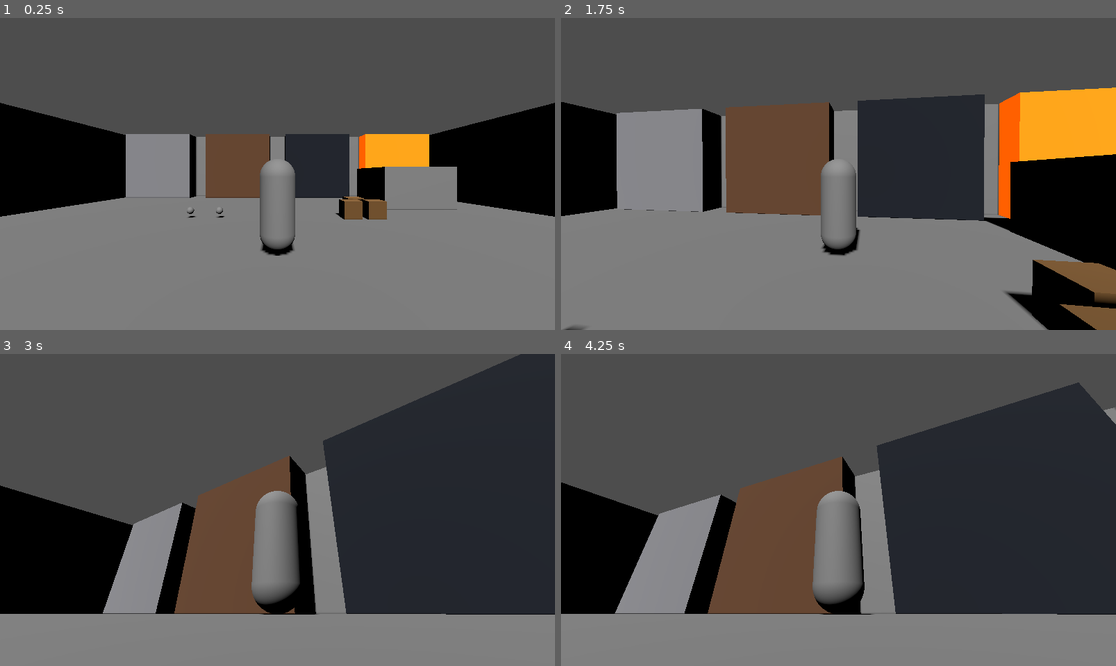
Above: before the commit, frames 1-4 (two rows, left to right).
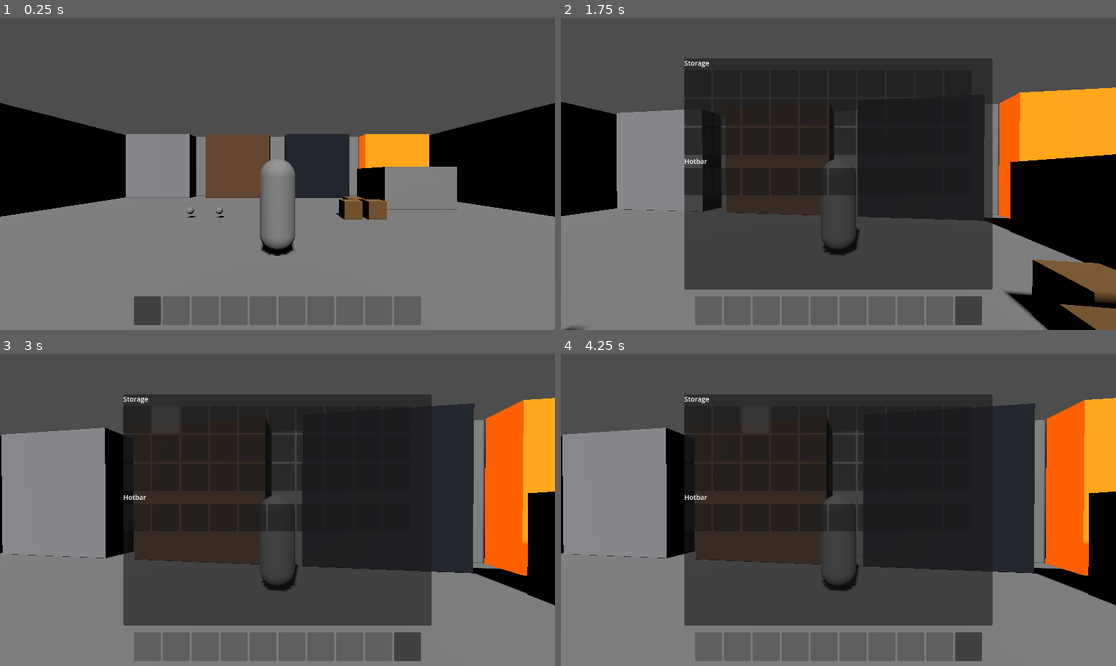
Above: after the commit, the same moments.

Repository: markandeyay/the-odyssey
Game: Godot game, scene res://scenes/test/systems_sandbox.tscn
The game is run twice, just before and just after one commit, with the same random seed, the same clock (stepped at 60 frames per second) and the same inputs. The project has no main scene, so this scene is started directly.
Inputs (mouse positions are in pixels of both pictures, inside the frame that each line leads up to):
- Up to frame 1 (0.25 s): no input
- Up to frame 2 (1.75 s): tap Enter at 0.5 s; move the mouse to (866, 174) at 0.52 s; hold Mouse wheel down (hotbar_next) 0.53-1.28 s; hold W (move_forward) from 0.53 s (still down); click (866, 174) at 0.67 s; tap Mouse wheel up (hotbar_prev) at 0.8, 1.35 s; move the mouse to (810, 174) at 1.27 s; click (810, 174) at 1.42 s; tap Tab (open_storage) at 1.55 s
- Up to frame 3 (3 s): release W (move_forward) at 2 s; click (138, 419) at 2.02 s; click (166, 419) at 2.77 s
- Up to frame 4 (4.25 s): click (755, 419) at 3.52 s

The runs differ from the first frame. In frame 1, 4.4% of the frame differs, in the area x 24-76%, y 89-99%; in frame 2, 35%; in frame 3, 62%, in the area x 0-100%, y 0-99%; in frame 4, 58%.

Commit message:
M5: hotbar and storage panel UI
- hotbar.gd/.tscn: always-visible 10 slots, keys 1-0 + scroll wheel
  selection, selected slot highlighted. Placeholder look until M12.
- storage_panel.gd/.tscn: toggled 30-slot grid + hotbar row + Setu
  component line; click quick-transfers between areas; frees the mouse
  via the modal_ui group; never pauses the game.
- camera_rig.gd: click-to-recapture ignores clicks while modal UI open.
- player.tscn: both instanced in the HUD CanvasLayer.

Claude-Session: https://claude.ai/code/session_017yGamfMv6GmpgJsDfDsWAs

Diff:
--- a/scenes/player/player.tscn
+++ b/scenes/player/player.tscn
@@ -7,6 +7,8 @@
 [ext_resource type="Script" path="res://src/interaction/carry_controller.gd" id="5_carry"]
 [ext_resource type="Script" path="res://src/interaction/player_interactor.gd" id="6_interactor"]
 [ext_resource type="Script" path="res://src/ui/interact_prompt.gd" id="7_prompt"]
+[ext_resource type="PackedScene" path="res://scenes/ui/hotbar.tscn" id="8_hotbar"]
+[ext_resource type="PackedScene" path="res://scenes/ui/storage_panel.tscn" id="9_storage"]
 
 [sub_resource type="CapsuleShape3D" id="CapsuleShape3D_body"]
 radius = 0.35
@@ -74,6 +76,10 @@
 vertical_alignment = 1
 script = ExtResource("7_prompt")
 
+[node name="Hotbar" parent="HUD" instance=ExtResource("8_hotbar")]
+
+[node name="StoragePanel" parent="HUD" instance=ExtResource("9_storage")]
+
 [node name="GripDust" type="CPUParticles3D" parent="."]
 transform = Transform3D(1, 0, 0, 0, 1, 0, 0, 0, 1, 0, 1.2, 0)
 emitting = false
--- /dev/null
+++ b/scenes/ui/hotbar.tscn
@@ -0,0 +1,17 @@
+[gd_scene load_steps=2 format=3]
+
+[ext_resource type="Script" path="res://src/ui/hotbar.gd" id="1_hotbar"]
+
+[node name="Hotbar" type="HBoxContainer"]
+anchor_left = 0.5
+anchor_top = 1.0
+anchor_right = 0.5
+anchor_bottom = 1.0
+offset_left = -300.0
+offset_top = -70.0
+offset_right = 300.0
+offset_bottom = -10.0
+grow_horizontal = 2
+grow_vertical = 0
+alignment = 1
+script = ExtResource("1_hotbar")
--- /dev/null
+++ b/scenes/ui/storage_panel.tscn
@@ -0,0 +1,17 @@
+[gd_scene load_steps=2 format=3]
+
+[ext_resource type="Script" path="res://src/ui/storage_panel.gd" id="1_storage"]
+
+[node name="StoragePanel" type="PanelContainer"]
+visible = false
+anchor_left = 0.5
+anchor_top = 0.5
+anchor_right = 0.5
+anchor_bottom = 0.5
+offset_left = -320.0
+offset_top = -240.0
+offset_right = 320.0
+offset_bottom = 240.0
+grow_horizontal = 2
+grow_vertical = 2
+script = ExtResource("1_storage")
--- a/src/player/camera_rig.gd
+++ b/src/player/camera_rig.gd
@@ -23,7 +23,8 @@
 	elif event.is_action_pressed(&"ui_cancel"):
 		Input.mouse_mode = Input.MOUSE_MODE_VISIBLE
 	elif event is InputEventMouseButton and (event as InputEventMouseButton).pressed \
-			and Input.mouse_mode != Input.MOUSE_MODE_CAPTURED:
+			and Input.mouse_mode != Input.MOUSE_MODE_CAPTURED \
+			and get_tree().get_first_node_in_group(&"modal_ui") == null:
 		Input.mouse_mode = Input.MOUSE_MODE_CAPTURED
 
 
--- /dev/null
+++ b/src/ui/hotbar.gd
@@ -0,0 +1,55 @@
+class_name HotbarUI
+extends HBoxContainer
+## Always-visible 10-slot hotbar (M5). Number keys 1-0 and the scroll
+## wheel select, Minecraft-style. M12 gives this real art; behavior final.
+
+var _slots: Array[PanelContainer] = []
+
+
+func _ready() -> void:
+	for i: int in Inventory.HOTBAR_SIZE:
+		var panel: PanelContainer = PanelContainer.new()
+		panel.custom_minimum_size = Vector2(56, 56)
+		var label: Label = Label.new()
+		label.horizontal_alignment = HORIZONTAL_ALIGNMENT_CENTER
+		label.vertical_alignment = VERTICAL_ALIGNMENT_CENTER
+		label.add_theme_font_size_override("font_size", 12)
+		panel.add_child(label)
+		add_child(panel)
+		_slots.append(panel)
+	Inventory.changed.connect(_refresh)
+	Inventory.selection_changed.connect(_on_selection_changed)
+	_refresh()
+
+
+func _unhandled_input(event: InputEvent) -> void:
+	for i: int in Inventory.HOTBAR_SIZE:
+		if event.is_action_pressed("hotbar_%d" % (i + 1)):
+			Inventory.select_hotbar(i)
+			return
+	if event.is_action_pressed(&"hotbar_next"):
+		Inventory.select_next()
+	elif event.is_action_pressed(&"hotbar_prev"):
+		Inventory.select_prev()
+
+
+func _on_selection_changed(_index: int) -> void:
+	_refresh()
+
+
+func _refresh() -> void:
+	for i: int in _slots.size():
+		var label: Label = _slots[i].get_child(0) as Label
+		var stack: ItemStack = Inventory.hotbar[i]
+		if stack == null:
+			label.text = ""
+		else:
+			label.text = "%s\n%d" % [_short_name(stack.id), stack.count]
+		var selected: bool = i == Inventory.selected_hotbar_index
+		_slots[i].modulate = Color(1, 1, 1, 1) if selected else Color(1, 1, 1, 0.5)
+
+
+static func _short_name(id: StringName) -> String:
+	var def: ItemDef = ItemRegistry.get_def(id)
+	var display: String = def.display_name if def != null else String(id)
+	return display.substr(0, 8)
--- /dev/null
+++ b/src/ui/storage_panel.gd
@@ -0,0 +1,105 @@
+class_name StoragePanel
+extends PanelContainer
+## Toggled 30-slot storage plus the hotbar row (M5). Clicking a slot
+## quick-transfers it to the other area. NOT a pause menu — the game keeps
+## running (ARCHITECTURE §8). While open, the mouse is freed and the camera
+## rig holds still via the modal_ui group.
+
+const MODAL_GROUP: StringName = &"modal_ui"
+
+var _storage_buttons: Array[Button] = []
+var _hotbar_buttons: Array[Button] = []
+var _key_label: Label = null
+
+
+func _ready() -> void:
+	var root: VBoxContainer = VBoxContainer.new()
+	add_child(root)
+	root.add_child(_header("Storage"))
+	root.add_child(_build_grid(Inventory.STORAGE_SIZE, _storage_buttons, Inventory.Area.STORAGE))
+	root.add_child(_header("Hotbar"))
+	root.add_child(_build_grid(Inventory.HOTBAR_SIZE, _hotbar_buttons, Inventory.Area.HOTBAR))
+	_key_label = Label.new()
+	_key_label.add_theme_font_size_override("font_size", 12)
+	root.add_child(_key_label)
+	Inventory.changed.connect(_refresh)
+	_refresh()
+
+
+func _unhandled_input(event: InputEvent) -> void:
+	if event.is_action_pressed(&"open_storage"):
+		toggle()
+		get_viewport().set_input_as_handled()
+	elif visible and event.is_action_pressed(&"ui_cancel"):
+		close()
+		get_viewport().set_input_as_handled()
+
+
+func toggle() -> void:
+	if visible:
+		close()
+	else:
+		open()
+
+
+func open() -> void:
+	visible = true
+	add_to_group(MODAL_GROUP)
+	Input.mouse_mode = Input.MOUSE_MODE_VISIBLE
+	_refresh()
+
+
+func close() -> void:
+	visible = false
+	if is_in_group(MODAL_GROUP):
+		remove_from_group(MODAL_GROUP)
+	Input.mouse_mode = Input.MOUSE_MODE_CAPTURED
+
+
+func _header(text: String) -> Label:
+	var label: Label = Label.new()
+	label.text = text
+	label.add_theme_font_size_override("font_size", 14)
+	return label
+
+
+func _build_grid(count: int, into: Array[Button], area: Inventory.Area) -> GridContainer:
+	var grid: GridContainer = GridContainer.new()
+	grid.columns = 10
+	for i: int in count:
+		var button: Button = Button.new()
+		button.custom_minimum_size = Vector2(56, 56)
+		button.pressed.connect(_on_slot_pressed.bind(area, i))
+		grid.add_child(button)
+		into.append(button)
+	return grid
+
+
+func _on_slot_pressed(area: Inventory.Area, index: int) -> void:
+	Inventory.quick_transfer(area, index)
+
+
+func _refresh() -> void:
+	if _key_label == null:
+		return
+	for i: int in _storage_buttons.size():
+		_set_button(_storage_buttons[i], Inventory.storage[i])
+	for i: int in _hotbar_buttons.size():
+		_set_button(_hotbar_buttons[i], Inventory.hotbar[i])
+	if Inventory.key_items.is_empty():
+		_key_label.text = ""
+	else:
+		var names: PackedStringArray = PackedStringArray()
+		for id: StringName in Inventory.key_items:
+			var def: ItemDef = ItemRegistry.get_def(id)
+			names.append(def.display_name if def != null else String(id))
+		_key_label.text = "Setu components: %s" % ", ".join(names)
+
+
+static func _set_button(button: Button, stack: ItemStack) -> void:
+	if stack == null:
+		button.text = ""
+		return
+	var def: ItemDef = ItemRegistry.get_def(stack.id)
+	var display: String = def.display_name if def != null else String(stack.id)
+	button.text = "%s\n%d" % [display.substr(0, 8), stack.count]
Not shown: 1 places in scenes/player/player.tscn that only renumber resources
Not shown, added: src/ui/hotbar.gd.uid
Not shown, added: src/ui/storage_panel.gd.uid
